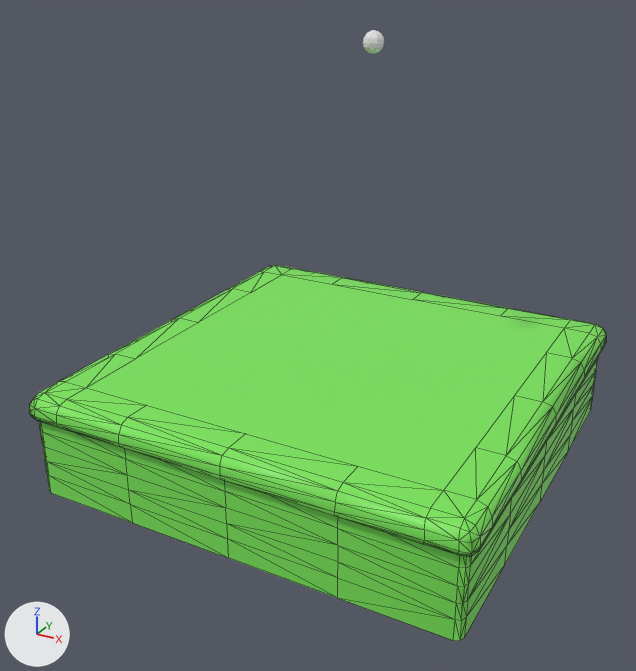
What one commit did to the Blender file blender/level1.blend.
Rendered twice from a 50 mm camera at (1.98, -4.17, 2.43) aimed at (-0.14, -0.31, 0.5). The lights are fixed; the arrows at lower left show +X, +Y and +Z. Mesh edges are drawn as thin lines on the coarser meshes.

Script lines for the objects in view, before the commit:
```python
me_cube = bpy.data.meshes.new('cube')
me_cube.from_pydata(...)  # 372 vertices, 649 faces; spans x -1.12..7.12, y -1.12..7.12, z -1.0..1.0
me_cube.materials.append(mat_material)  # green #7ce75b
ob_platform_001 = bpy.data.objects.new('platform.001', me_cube)
ob_platform_001.location = (-1.0, -1.0, 0.0)
ob_platform_001.scale = (0.3, 0.3, 0.3)
```
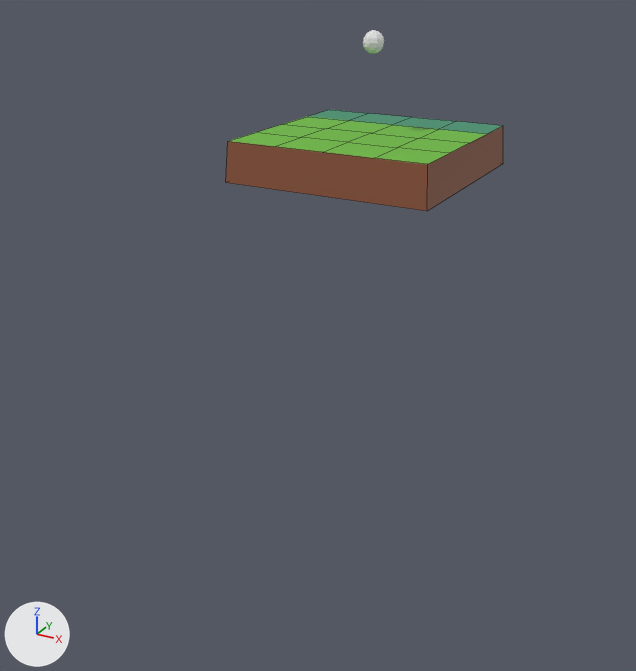
The newer file is also rescaled (x1.83), turned or shifted as a whole; pictures and numbers use the older file's frame.

Diff of the bpy script that builds the scene:
```diff
--- a/blender/level1.blend.py
+++ b/blender/level1.blend.py
@@ img_color_pallette_png_003 @@
+img_color_pallette_png_003 = load_image('color-pallette.png.003', 'color-pallette.png', 4, 4, 'sRGB')
@@ mat_material_004 @@
+mat_material_004 = principled_material('Material.004')
+mat_material_004.texture = img_color_pallette_png_003
@@ me_cube_004 @@
+me_cube_004.from_pydata(...)  # 29 vertices, 21 faces; spans x -1.0..1.0, y -1.0..1.0, z -1.0..0.9
+me_cube_004.materials.append(mat_material_004)  # picture img_color_pallette_png_003
@@ ob_platform_001 @@
-ob_platform_001 = bpy.data.objects.new('platform.001', me_cube)
-ob_platform_001.location = (-1.0, -1.0, 0.0)
-ob_platform_001.scale = (0.3, 0.3, 0.3)
@@ ob_basic_moveable @@
+ob_basic_moveable = bpy.data.objects.new('basic-moveable', me_cube_004)
+ob_basic_moveable.location = (0.0, 0.0, 1.454)
+ob_basic_moveable.scale = (0.546, 0.546, 0.109)
```

Changed parts and their boxes (x1, y1, x2, y2) in the pictures (636 x 671 px):
'platform.001', deleted (green)
    before: (29, 265, 606, 641)
'basic-moveable', added
    after: (226, 110, 503, 211)
